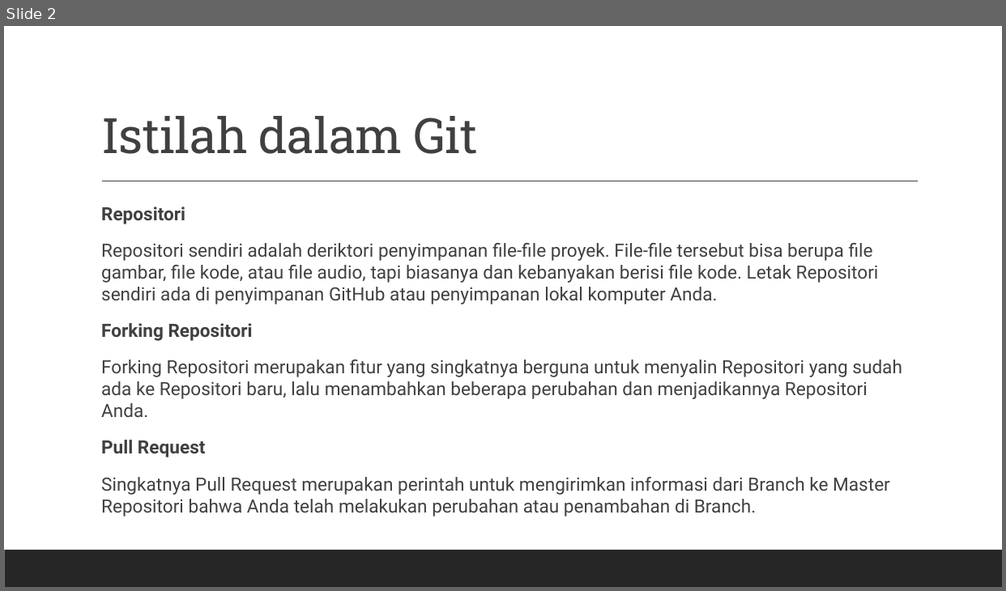
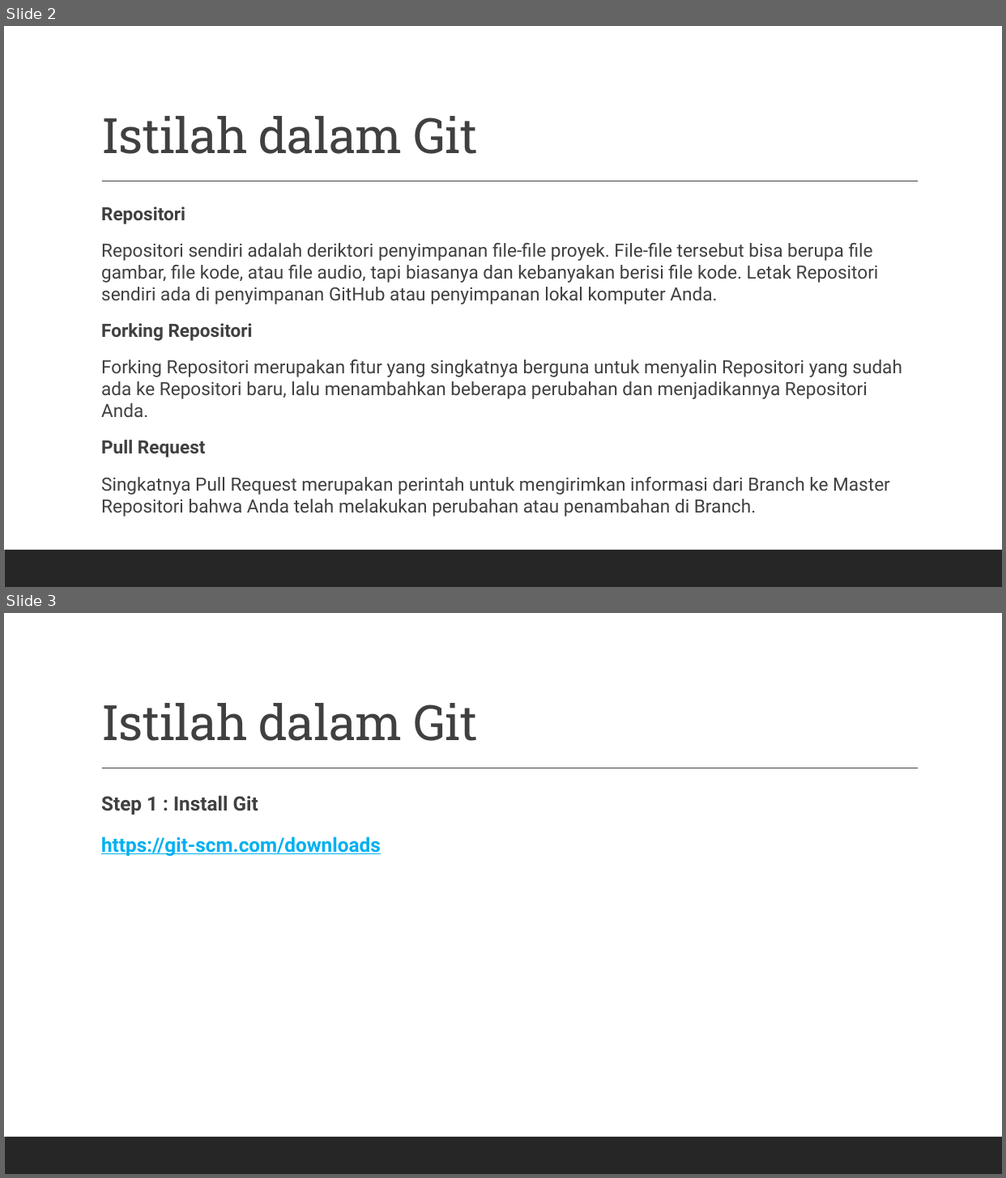
Before and after one commit to tianreformis/XI_2022-2023, a slide deck: Version Control System (VCs).pptx. Shown one above the other, each under a label of ours: slide 2 before the commit, slides 2 and 3 after it. The pictures are 1006x591 and 1006x1178 pixels, drawn with LibreOffice and Linux fonts; fonts in the diff are those of the drawing. Boxes give left, top, right and bottom in pixels: in the first picture for what was removed or moved away, otherwise in the second. Text is boxed around its words. In the diff, an @@ line names an element or a change of style, - is before the commit and + after.

```diff
--- a/Version Control System (VCs).pptx
+++ b/Version Control System (VCs).pptx
@@ slide 3 added at <box>4,613,1002,1174</box>, background #FFFFFF; not listed: 2 template elements that a slide beside it also shows @@
@@ title added at <box>101,703,478,741</box>, 47 pt, text #404040 @@
+Istilah dalam Git
@@ text added at <box>101,795,381,856</box>, 19 pt, text #00B0F0, bold, underline @@
+  Step 1 : Install Git
+  https://git-scm.com/downloads
```
